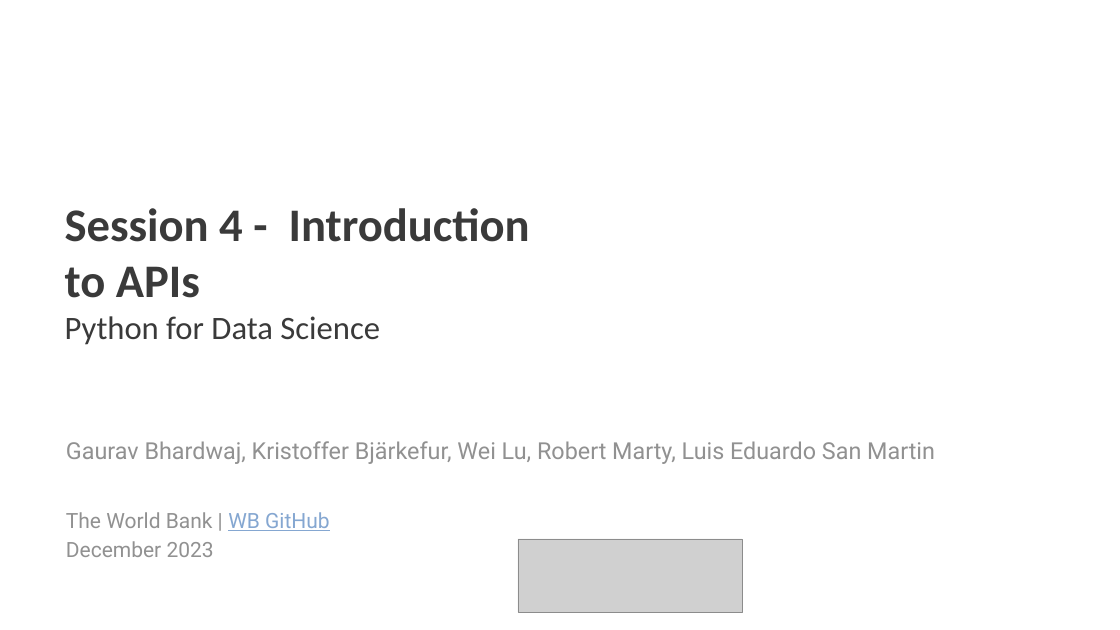
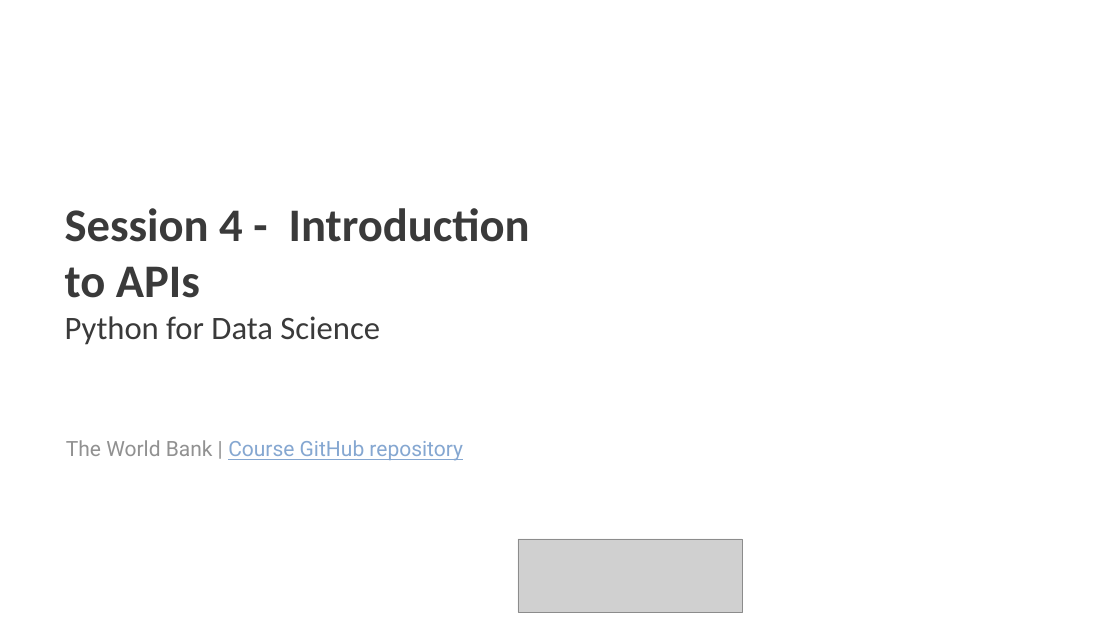
Before and after one commit to worldbank/dec-python-course, a slide deck: slide 1 of 1-foundations/4-api-and-dataviz/Introduction to APIs.pptx. Drawn at 1120x630 pixels with LibreOffice and Linux fonts; fonts in the diff are those of the drawing; grey boxes stand for pictures; background and template pictures are left out. Boxes give left, top, right and bottom in pixels: in the first picture for what was removed or moved away, otherwise in the second. Text is boxed around its words. In the diff, an @@ line names an element or a change of style, - is before the commit and + after.

Commit message:
update of APIs session

```diff
--- a/1-foundations/4-api-and-dataviz/Introduction to APIs.pptx
+++ b/1-foundations/4-api-and-dataviz/Introduction to APIs.pptx
@@ subtitle at [66, 440, 463, 461]: text changed; size 20 to 18 pt; text colour #919191 to #85A7D1 @@
-Gaurav Bhardwaj, Kristoffer Bjärkefur, Wei Lu, Robert Marty, Luis Eduardo San Martin
-The World Bank | WB GitHub
-December 2023
+The World Bank | Course GitHub repository
```
Also in this commit, not shown: 14 other slides changed, 2 other files.
